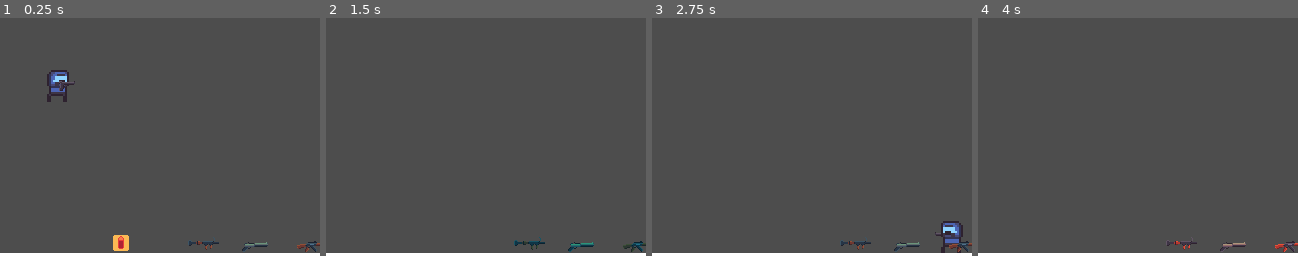
Above: before the commit, frames 1-4 (left to right).
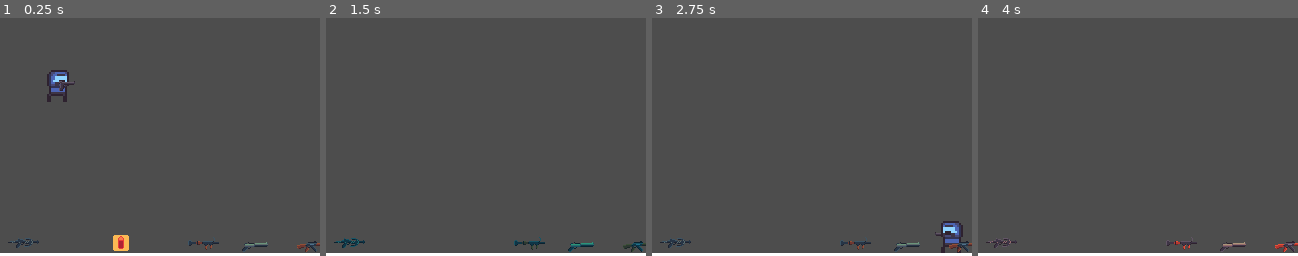
Above: after the commit, the same moments.

Repository: dm1nh/gunbattle
Game: Godot game, scene res://scenes/main.tscn
The game is run twice, just before and just after one commit, with the same random seed, the same clock (stepped at 60 frames per second) and the same inputs.
Inputs:
- Up to frame 1 (0.25 s): no input
- Up to frame 2 (1.5 s): hold D (b_right) from 0.53 s (still down); tap F (b_fire) at 0.6 s; tap W (b_jump) at 0.77 s; tap S (b_get_box) at 1.35 s
- Up to frame 3 (2.75 s): tap W (b_jump) at 1.52 s; release D (b_right) at 2.03 s; hold A (b_left) from 2.03 s (still down); tap H (b_swap_weapon) at 2.1 s
- Up to frame 4 (4 s): release A (b_left) at 2.78 s; hold D (b_right) from 2.78 s (still down); tap G (b_throw_grenade) at 2.85 s; tap W (b_jump) at 3.02, 3.77 s; tap / (r_fire) at 3.6 s
The pictures show only the part of the screen within x 14-64%, y 46-96%; the shares and areas given below are measured in that part.

The runs differ from the first frame. In frame 1, 0.1% of the frame differs, in the area x 2-13%, y 92-97%; in frame 2, 0.2%; in frame 3, 0.1%; in frame 4, less than 0.1%.

Commit message:
feat: add grenade sounds

Diff:
--- a/scenes/main.gd
+++ b/scenes/main.gd
@@ -22,6 +22,7 @@
 	grenade.position = pos
 	grenade.linear_velocity = dir.rotated(-PI/4) * grenade.speed
 	$Projecttiles.add_child(grenade)
+	grenade.get_node("ThrowGrenadeSound").play()
 
 func _create_projecttile_scene(pos: Vector2, dir: Vector2, damage_per_bullet: int, projecttile: Type.Projecttile):
 	var scene: PackedScene
--- a/scenes/main.tscn
+++ b/scenes/main.tscn
@@ -9,6 +9,7 @@
 [ext_resource type="PackedScene" uid="uid://bg61vum38lcl0" path="res://scenes/boxes/weapons/shotgun_box.tscn" id="7_jcs4k"]
 [ext_resource type="PackedScene" uid="uid://cj1a83nppu01t" path="res://scenes/interfaces.tscn" id="8_l62rt"]
 [ext_resource type="PackedScene" uid="uid://bh0l3wmsigd5y" path="res://scenes/boxes/weapons/rocket_launcher_box.tscn" id="9_8oh6j"]
+[ext_resource type="PackedScene" uid="uid://r36ms0rvojan" path="res://scenes/boxes/weapons/crossbow_box.tscn" id="10_d34yq"]
 
 [sub_resource type="RectangleShape2D" id="RectangleShape2D_pugtf"]
 size = Vector2(480, 11)
@@ -63,3 +64,6 @@
 [node name="RocketLauncherBox" parent="." instance=ExtResource("9_8oh6j")]
 position = Vector2(146, 224)
 collision_mask = 9
+
+[node name="CrossbowBox" parent="." instance=ExtResource("10_d34yq")]
+position = Vector2(56, 224)
--- a/scenes/projecttiles/grenade.gd
+++ b/scenes/projecttiles/grenade.gd
@@ -18,6 +18,7 @@
 func _on_explode_timer_timeout():
 	$Sprite2D.queue_free()
 	$Explosion.visible = true
+	$ExplodeSound.play()
 	$AnimationPlayer.play("explode")
 	exploded = true
 	await $AnimationPlayer.animation_finished
--- a/scenes/projecttiles/grenade.tscn
+++ b/scenes/projecttiles/grenade.tscn
@@ -1,8 +1,10 @@
-[gd_scene load_steps=9 format=3 uid="uid://ut6yv1nwbipl"]
+[gd_scene load_steps=11 format=3 uid="uid://ut6yv1nwbipl"]
 
 [ext_resource type="Texture2D" uid="uid://dbdikmrkyjkk8" path="res://graphics/projecttiles/grenade.png" id="1_h7kul"]
 [ext_resource type="Script" path="res://scenes/projecttiles/grenade.gd" id="1_se73j"]
 [ext_resource type="Texture2D" uid="uid://bb02o8cw478jo" path="res://graphics/projecttiles/effects/explosion.png" id="3_31dgj"]
+[ext_resource type="AudioStream" uid="uid://cr147yv1grdur" path="res://audios/weapons/throw_grenade.wav" id="4_e3mkk"]
+[ext_resource type="AudioStream" uid="uid://crojon7skhyra" path="res://audios/weapons/explosion.wav" id="5_dpdy5"]
 
 [sub_resource type="PhysicsMaterial" id="PhysicsMaterial_xyl1d"]
 bounce = 0.2
@@ -75,4 +77,10 @@
 wait_time = 3.0
 autostart = true
 
+[node name="ThrowGrenadeSound" type="AudioStreamPlayer2D" parent="."]
+stream = ExtResource("4_e3mkk")
+
+[node name="ExplodeSound" type="AudioStreamPlayer2D" parent="."]
+stream = ExtResource("5_dpdy5")
+
 [connection signal="timeout" from="ExplodeTimer" to="." method="_on_explode_timer_timeout"]
--- a/scenes/weapons/ak.gd
+++ b/scenes/weapons/ak.gd
@@ -4,5 +4,6 @@
 	firerate = 600
 	damage_per_bullet = 15
 	capacity = 30
+	available_bullets = 90
 	reload_time = 4
 	projecttile = Type.Projecttile.Bullet
--- a/scenes/weapons/crossbow.gd
+++ b/scenes/weapons/crossbow.gd
@@ -4,5 +4,6 @@
 	firerate = 60
 	damage_per_bullet = 50
 	capacity = 1
+	available_bullets = 10
 	reload_time = 1
 	projecttile = Type.Projecttile.Arrow
--- a/scenes/weapons/handgun.gd
+++ b/scenes/weapons/handgun.gd
@@ -3,6 +3,7 @@
 func _ready():
 	firerate = 60
 	damage_per_bullet = 20
-	capacity = 12
+	capacity = 7
+	available_bullets = 28
 	reload_time = 2
 	projecttile = Type.Projecttile.Bullet
--- a/scenes/weapons/rocket_launcher.gd
+++ b/scenes/weapons/rocket_launcher.gd
@@ -1,8 +1,9 @@
 extends Weapon
 
 func _ready():
-	firerate = 30
+	firerate = 60
 	damage_per_bullet = 100
-	capacity = 2
-	reload_time = 5
+	capacity = 1
+	available_bullets = 5
+	reload_time = 3
 	projecttile = Type.Projecttile.Rocket
--- a/scenes/weapons/shotgun.gd
+++ b/scenes/weapons/shotgun.gd
@@ -3,7 +3,8 @@
 func _ready():
 	firerate = 120
 	damage_per_bullet = 20
-	capacity = 10
+	capacity = 5
+	available_bullets = 15
 	reload_time = 4
 	projecttile = Type.Projecttile.Bullet
 	spread = 3
--- a/scenes/weapons/weapon.gd
+++ b/scenes/weapons/weapon.gd
@@ -4,6 +4,7 @@
 var firerate: int
 var damage_per_bullet: int
 var capacity: int
+var available_bullets: int
 var reload_time: int
 var projecttile: Type.Projecttile
 var spread: int = 1
Not shown, added: audios/weapons/explosion.wav.import
Not shown, added: audios/weapons/throw_grenade.wav.import
Not shown: 1 places in scenes/main.tscn that only renumber resources
Not shown, added: audios/weapons/explosion.wav
Not shown, added: audios/weapons/throw_grenade.wav
